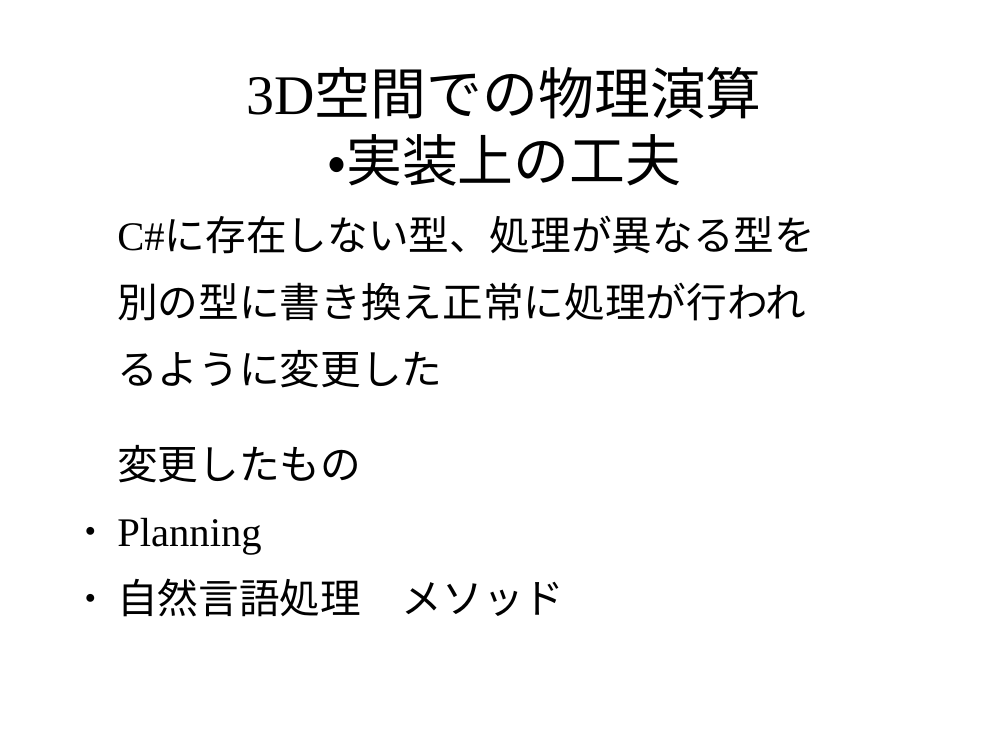
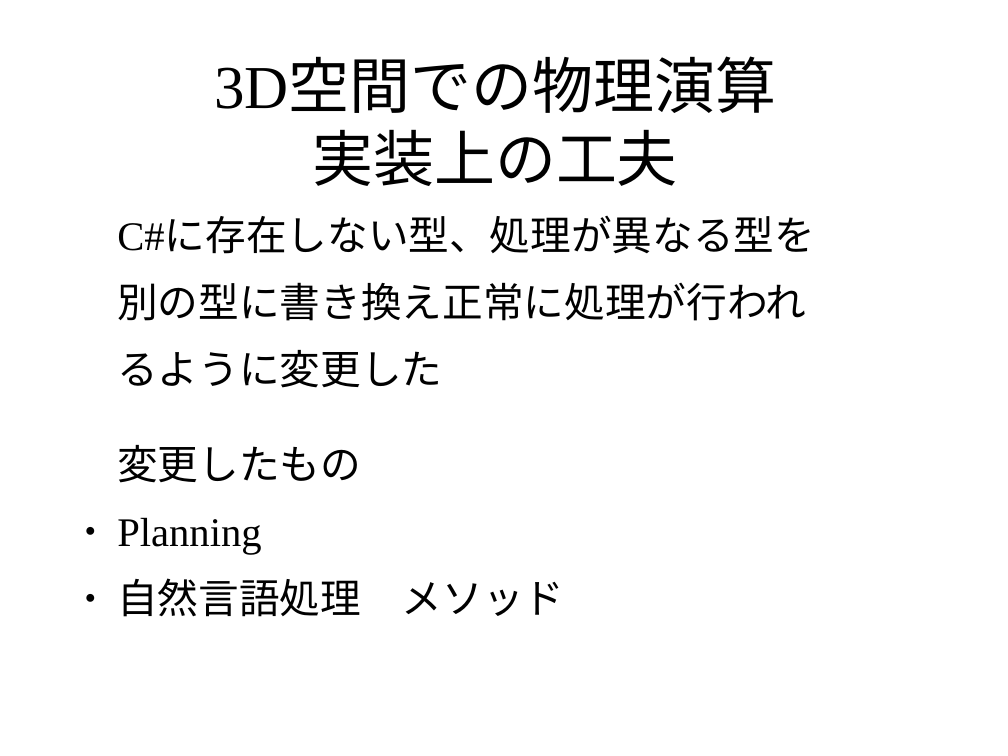
Before and after one commit to pamyupamyu/rep8, a slide deck: slide 20 of グループ1 発表スライド.odp. Drawn at 1008x756 pixels with LibreOffice and Linux fonts; fonts in the diff are those of the drawing; background and template pictures are left out. Boxes give left, top, right and bottom in pixels: in the first picture for what was removed or moved away, otherwise in the second. Text is boxed around its words. In the diff, an @@ line names an element or a change of style, - is before the commit and + after.

```diff
--- a/グループ1 発表スライド.odp
+++ b/グループ1 発表スライド.odp
@@ title at bbox=[214, 60, 776, 186]: text changed; size 44 to 48 pt @@
-3D空間での物理演算
-・実装上の工夫
+3D空間での物理演算
+実装上の工夫
```
Also in this commit, not shown: 22 other slides changed, 1 slide removed.
